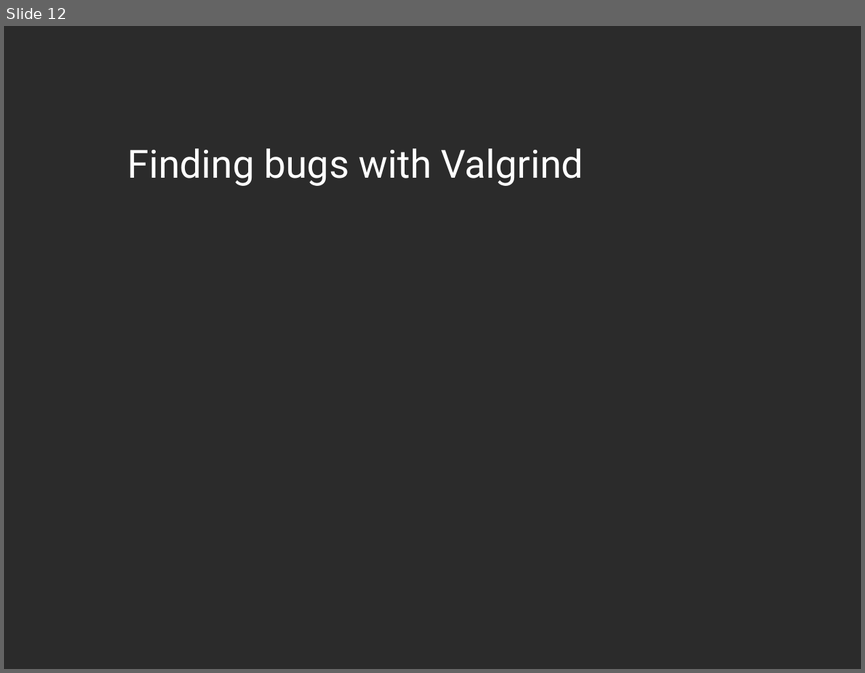
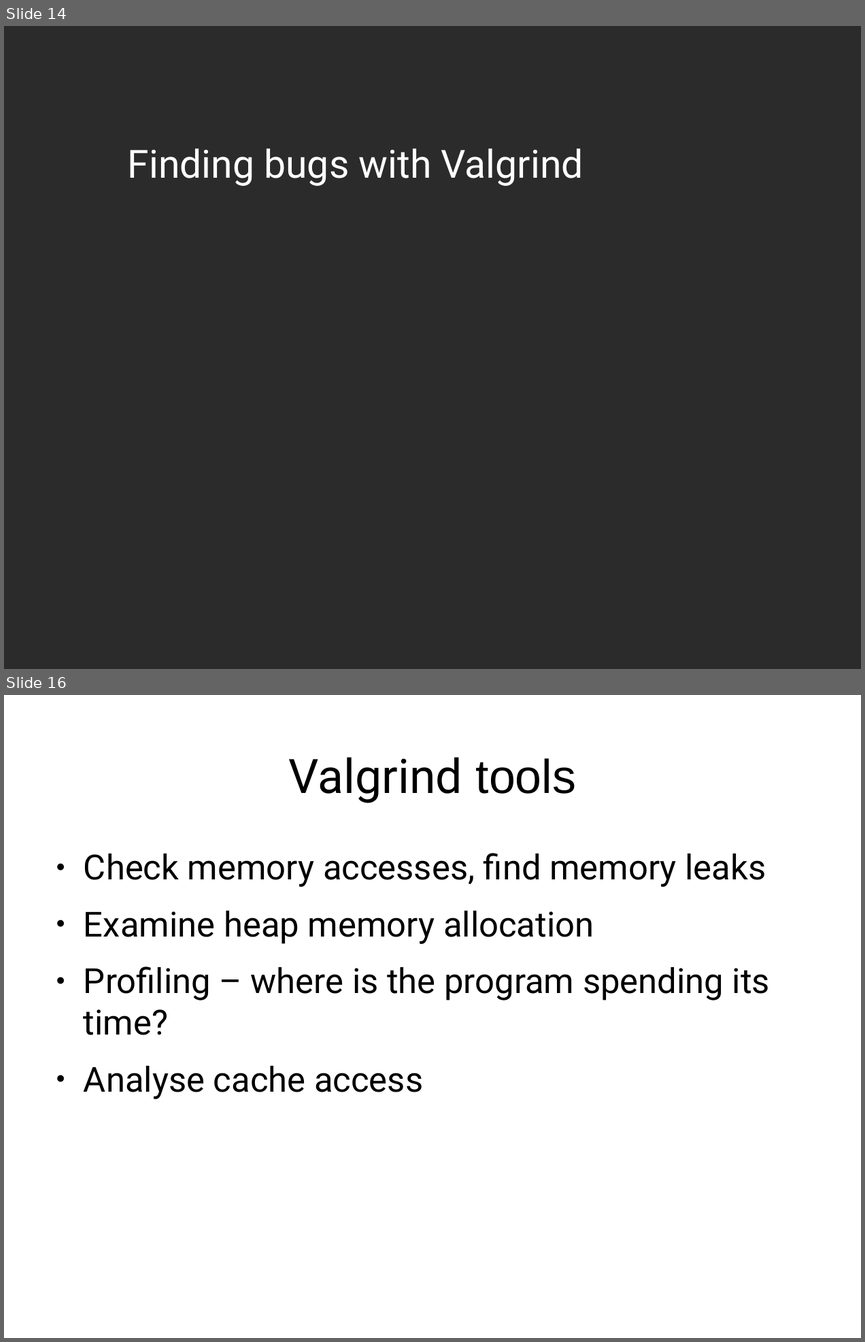
Before and after one commit to dneary/linux-devel-tools-tutorial, a slide deck: Linux Devtools.odp. Shown one above the other, each under a label of ours: slide 12 before the commit, slides 14 and 16 after it; the slides between them are not shown. The pictures are 865x673 and 865x1342 pixels, drawn with LibreOffice and Linux fonts; fonts in the diff are those of the drawing; background and template pictures are left out; a plain dark background stands for a picture behind light text. Boxes give left, top, right and bottom in pixels: in the first picture for what was removed or moved away, otherwise in the second. Text is boxed around its words. In the diff, an @@ line names an element or a change of style, - is before the commit and + after.

Commit message:
Add kcachegrind test, and a profiling exercise

```diff
--- a/Linux Devtools.odp
+++ b/Linux Devtools.odp
@@ slide 16 added at (x1=4, y1=695, x2=861, y2=1338), background #FFFFFF @@
@@ title added at (x1=288, y1=757, x2=576, y2=803), 44 pt, text #000000 @@
+Valgrind tools
@@ text added at (x1=84, y1=853, x2=770, y2=1099), 32 pt, text #000000 @@
+● Check memory accesses, find memory leaks
+● Examine heap memory allocation
+● Profiling – where is the program spending its time?
+● Analyse cache access
@@ what was slide 12 is now slide 14 @@
```
Also in this commit, not shown: 2 slides changed, 10 other slides added, 1 slide removed, 2 other files.
